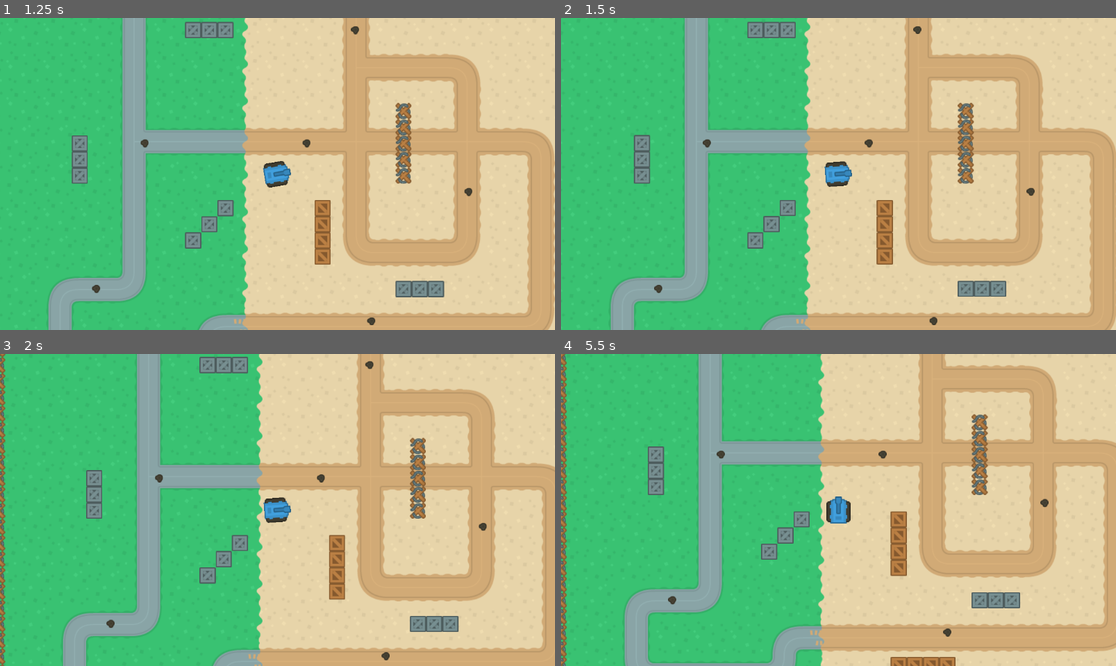
Above: before the commit, frames 1-4 (two rows, left to right).
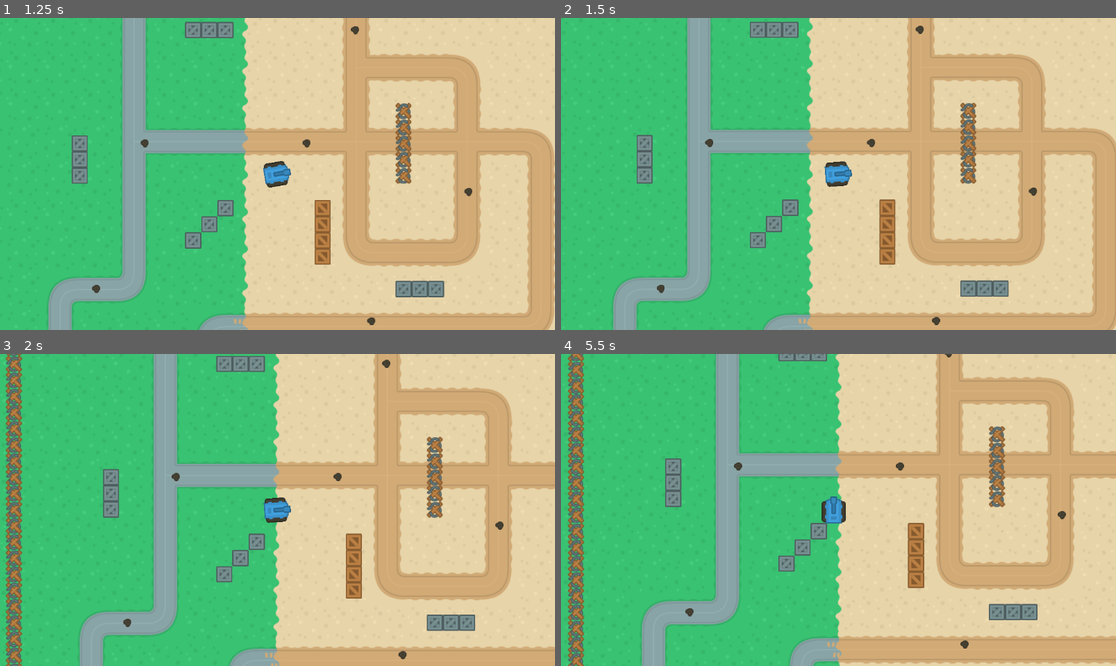
Above: after the commit, the same moments.

Repository: ki8yk8/game-dev-resolution
Game: Godot game, scene res://Scenes/game_play.tscn
Two runs of this game, one before a commit and one after it. Both use one fixed random seed, a clock stepped at 60 frames per second and the inputs below.
Inputs:
- Up to frame 1 (1.25 s): tap Enter at 0.5 s; hold Right (right) from 0.53 s (still down); tap Alt at 0.6 s
- Up to frame 2 (1.5 s): release Right (right) at 1.28 s; hold S (down) from 1.28 s (still down); tap Shift at 1.35 s
- Up to frame 3 (2 s): keep holding S (down)
- Up to frame 4 (5.5 s): release S (down) at 2.03 s; hold Right (right) 2.03-2.78 s; tap Alt at 2.1, 3.6, 5.1 s; hold Up (up) 2.78-3.53 s; tap Shift at 2.85, 4.35 s; hold Left (left) 3.53-5.03 s; hold S (down) from 5.03 s (still down)

Frame 1 is identical in both runs. In frame 2, 5.5% of the frame differs, in the area x 8-100%, y 0-100%; in frame 3, 27%; in frame 4, 38%, in the area x 0-100%, y 0-100%.

Commit message:
adds better movement with lateral friction that removes the glassy effect

Diff:
--- a/Scripts/tank.gd
+++ b/Scripts/tank.gd
@@ -1,25 +1,32 @@
 extends CharacterBody2D
 
-const SPEED = 150.0
 const ROTATION_SPEED = 2.0
-const ACCELERATION = 100.0
-const FRICTION = 0.6    # between 0 and 1 where, 0 is complete stop and 1 is slippery
-const MAX_VELOCITY = Vector2(100.0, 100.0)
+const ACCELERATION = 300.0
+const FRICTION = 0.85    # between 0 and 1 where, 0 is complete stop and 1 is slippery
+const LATERAL_FRICTION = 0.05
+const MAX_VELOCITY = 100.0
 
 func _physics_process(delta: float) -> void:
 	var input_dir := Input.get_axis("down", "up")
 	var rotate_dir := Input.get_axis("left", "right")
 
 	rotation += rotate_dir * ROTATION_SPEED * delta
-	var direction = Vector2.UP.rotated(rotation)
+	var forward = Vector2.UP.rotated(rotation)
+	var right = forward.orthogonal()
+
+	var forward_vel = forward * velocity.dot(forward)
+	var lateral_vel = right * velocity.dot(right)
+	lateral_vel *= LATERAL_FRICTION
 
 	if input_dir != 0.0:
-		velocity += direction * ACCELERATION * delta * input_dir
+		forward_vel += forward * ACCELERATION * delta * input_dir
 	else:
-		velocity *= FRICTION
+		forward_vel *= FRICTION
 		# prevent micro sliding
-		if velocity.length() < 5.0:
-			velocity = Vector2.ZERO
-	velocity = velocity.clamp(-MAX_VELOCITY, MAX_VELOCITY)
+		if forward_vel.length() < 5.0:
+			forward_vel = Vector2.ZERO
+
+	velocity = forward_vel + lateral_vel
+	velocity = velocity.limit_length(MAX_VELOCITY)
 
 	move_and_slide()
